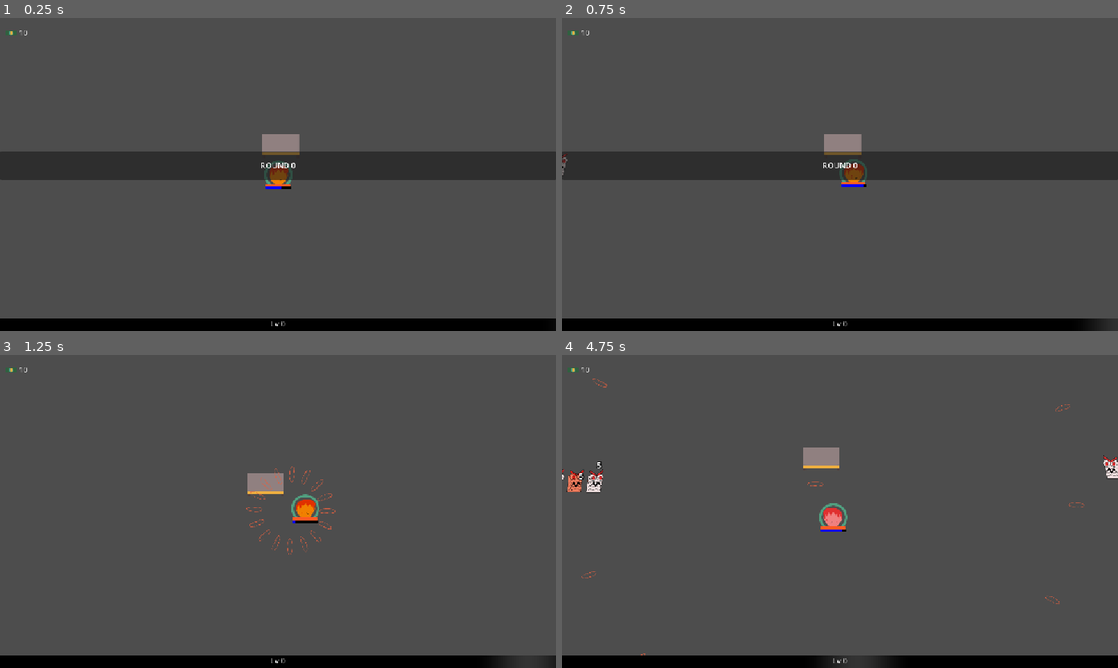
Above: before the commit, frames 1-4 (two rows, left to right).
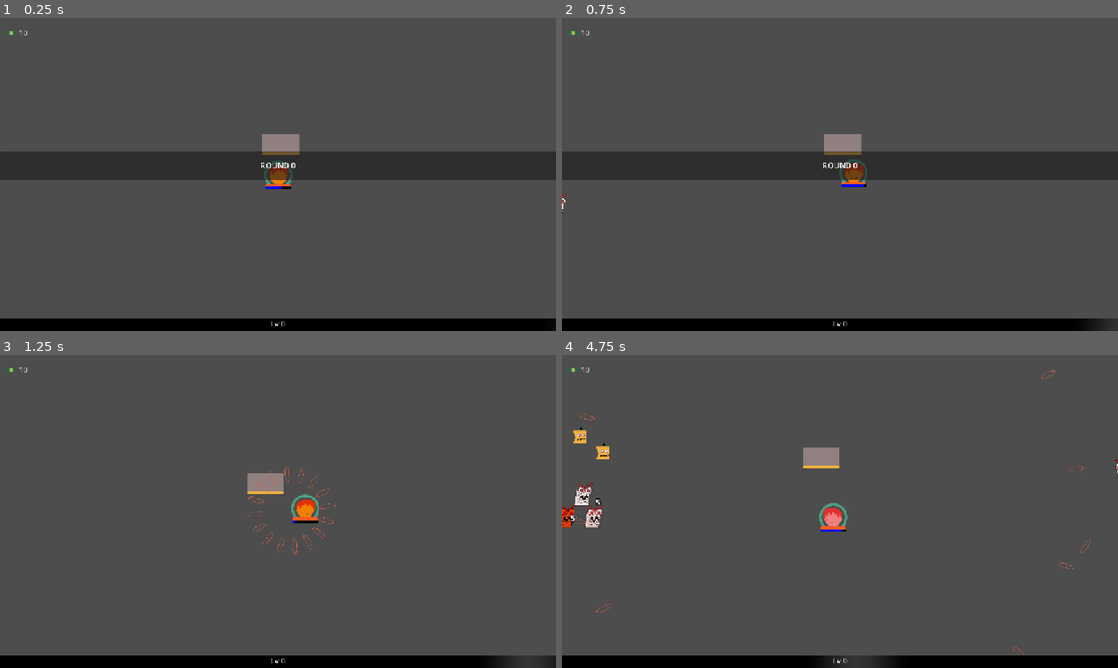
Above: after the commit, the same moments.

Repository: mathew-tran/LevelUpGameJam2025
Game: Godot game, scene res://Scene/Main.tscn
The game is run twice, just before and just after one commit, with the same random seed, the same clock (stepped at 60 frames per second) and the same inputs. Sound files missing from this copy of the repository are replaced by a short silence.
Inputs (mouse positions are in pixels of both pictures, inside the frame that each line leads up to):
- Up to frame 1 (0.25 s): no input
- Up to frame 2 (0.75 s): move the mouse to (962, 158) at 0.52 s
- Up to frame 3 (1.25 s): no input
- Up to frame 4 (4.75 s): move the mouse to (728, 527) at 1.27 s; move the mouse to (895, 442) at 2.02 s; move the mouse to (812, 574) at 2.77 s; move the mouse to (1006, 558) at 3.52 s; move the mouse to (673, 464) at 4.27 s

Frame 1 is identical in both runs. In frame 2, less than 0.1% of the frame differs, in the area x 0-1%, y 43-62%; in frame 3, 0.4%; in frame 4, 1.3%, in the area x 0-100%, y 4-96%.

Commit message:
fix issue where player gets no options when having a single maxed out character

Diff:
--- a/Content/CharacterData.gd
+++ b/Content/CharacterData.gd
@@ -17,6 +17,8 @@
 @export var BulletSpread : BULLET_SPREAD
 @export var ShootType : SHOOT_TYPE
 @export var Upgrades : Array[CharacterUpgradeData]
+@export var WeakUpgrades : Array[CharacterUpgradeData]
+
 enum DEPARTMENT {
 	ACCOUNTING,
 	SECURITY,
--- a/Content/CharacterPools/Common/Greg.tres
+++ b/Content/CharacterPools/Common/Greg.tres
@@ -54,6 +54,21 @@
 AttackRateIncrease = 200.0
 metadata/_custom_type_script = "uid://civl0ns7ngbc6"
 
+[sub_resource type="Resource" id="Resource_f3jx6"]
+script = ExtResource("5_agrnv")
+AttackRateIncrease = 10.0
+metadata/_custom_type_script = "uid://civl0ns7ngbc6"
+
+[sub_resource type="Resource" id="Resource_agrnv"]
+script = ExtResource("5_agrnv")
+AttackRateIncrease = 10.0
+metadata/_custom_type_script = "uid://civl0ns7ngbc6"
+
+[sub_resource type="Resource" id="Resource_6j1cp"]
+script = ExtResource("4_f3jx6")
+Spread = 1
+metadata/_custom_type_script = "uid://c7f6e6ejy2j0y"
+
 [resource]
 script = ExtResource("2_sr46h")
 Name = "Greg"
@@ -66,5 +81,9 @@
 AttackSpeed = 1.0
 Damage = 8
 ProjectileSpeed = 10
+Penetration = 0
+BulletSpread = 0
+ShootType = 0
 Upgrades = Array[ExtResource("1_sjvf1")]([SubResource("Resource_lajlj"), SubResource("Resource_uju6c"), SubResource("Re …(202 unchanged characters)…
+WeakUpgrades = Array[ExtResource("1_sjvf1")]([SubResource("Resource_f3jx6"), SubResource("Resource_agrnv"), SubResource("Resource_6j1cp")])
 metadata/_custom_type_script = "uid://dadt4pa7kewb"
--- a/Content/CharacterPools/Common/Jim.tres
+++ b/Content/CharacterPools/Common/Jim.tres
@@ -59,6 +59,21 @@
 Bounces = 3
 metadata/_custom_type_script = "uid://b6h68mdjtk5lp"
 
+[sub_resource type="Resource" id="Resource_foiv3"]
+script = ExtResource("6_su8px")
+Amount = 10.0
+metadata/_custom_type_script = "uid://bqa6hwpbpw3x0"
+
+[sub_resource type="Resource" id="Resource_3csyv"]
+script = ExtResource("5_foiv3")
+AttackRateIncrease = 10.0
+metadata/_custom_type_script = "uid://civl0ns7ngbc6"
+
+[sub_resource type="Resource" id="Resource_h8mwt"]
+script = ExtResource("4_tbwa4")
+Bounces = 1
+metadata/_custom_type_script = "uid://b6h68mdjtk5lp"
+
 [resource]
 script = ExtResource("2_rn5iy")
 Name = "Jim"
@@ -70,5 +85,10 @@
 Spread = 1
 AttackSpeed = 1.0
 Damage = 10
+ProjectileSpeed = 5
+Penetration = 0
+BulletSpread = 0
+ShootType = 0
 Upgrades = Array[ExtResource("1_c05vt")]([SubResource("Resource_4lvpt"), SubResource("Resource_lw4a6"), SubResource("Re …(233 unchanged characters)…
+WeakUpgrades = Array[ExtResource("1_c05vt")]([SubResource("Resource_foiv3"), SubResource("Resource_3csyv"), SubResource("Resource_h8mwt")])
 metadata/_custom_type_script = "uid://dadt4pa7kewb"
--- a/Content/CharacterPools/Common/Mark.tres
+++ b/Content/CharacterPools/Common/Mark.tres
@@ -54,6 +54,21 @@
 Amount = 300.0
 metadata/_custom_type_script = "uid://bqa6hwpbpw3x0"
 
+[sub_resource type="Resource" id="Resource_yeiny"]
+script = ExtResource("6_4s1jd")
+Amount = 10.0
+metadata/_custom_type_script = "uid://bqa6hwpbpw3x0"
+
+[sub_resource type="Resource" id="Resource_bavub"]
+script = ExtResource("5_n5akq")
+AttackRateIncrease = 10.0
+metadata/_custom_type_script = "uid://civl0ns7ngbc6"
+
+[sub_resource type="Resource" id="Resource_fnwd8"]
+script = ExtResource("4_86ash")
+Penetration = 1
+metadata/_custom_type_script = "uid://cxcg364uu2exq"
+
 [resource]
 script = ExtResource("8_yeiny")
 Name = "Mark"
@@ -70,4 +85,5 @@
 BulletSpread = 0
 ShootType = 1
 Upgrades = Array[ExtResource("3_i4kpn")]([SubResource("Resource_ia558"), SubResource("Resource_8w7eq"), SubResource("Re …(233 unchanged characters)…
+WeakUpgrades = Array[ExtResource("3_i4kpn")]([SubResource("Resource_yeiny"), SubResource("Resource_bavub"), SubResource("Resource_fnwd8")])
 metadata/_custom_type_script = "uid://dadt4pa7kewb"
--- a/Content/CharacterPools/Common/Meegan.tres
+++ b/Content/CharacterPools/Common/Meegan.tres
@@ -59,6 +59,21 @@
 AttackRateIncrease = 300.0
 metadata/_custom_type_script = "uid://civl0ns7ngbc6"
 
+[sub_resource type="Resource" id="Resource_cbhtb"]
+script = ExtResource("6_ig3pp")
+Bounces = 1
+metadata/_custom_type_script = "uid://b6h68mdjtk5lp"
+
+[sub_resource type="Resource" id="Resource_bwu8d"]
+script = ExtResource("5_emh3o")
+Amount = 10.0
+metadata/_custom_type_script = "uid://bqa6hwpbpw3x0"
+
+[sub_resource type="Resource" id="Resource_baesm"]
+script = ExtResource("4_rlp8v")
+Amount = 10.0
+metadata/_custom_type_script = "uid://b068slgsi0qfb"
+
 [resource]
 script = ExtResource("2_tcvd6")
 Name = "Meegan"
@@ -71,5 +86,9 @@
 AttackSpeed = 1.0
 Damage = 7
 ProjectileSpeed = 3
+Penetration = 0
+BulletSpread = 0
+ShootType = 0
 Upgrades = Array[ExtResource("1_7ru7e")]([SubResource("Resource_p8obt"), SubResource("Resource_6cv73"), SubResource("Re …(233 unchanged characters)…
+WeakUpgrades = Array[ExtResource("1_7ru7e")]([SubResource("Resource_cbhtb"), SubResource("Resource_bwu8d"), SubResource("Resource_baesm")])
 metadata/_custom_type_script = "uid://dadt4pa7kewb"
--- a/Content/CharacterPools/Common/Monica.tres
+++ b/Content/CharacterPools/Common/Monica.tres
@@ -59,6 +59,21 @@
 Amount = 50.0
 metadata/_custom_type_script = "uid://cdjo2krv2klit"
 
+[sub_resource type="Resource" id="Resource_vdoj6"]
+script = ExtResource("5_qgjdo")
+Amount = 10.0
+metadata/_custom_type_script = "uid://bqa6hwpbpw3x0"
+
+[sub_resource type="Resource" id="Resource_3mepr"]
+script = ExtResource("4_vdoj6")
+AttackRateIncrease = 10.0
+metadata/_custom_type_script = "uid://civl0ns7ngbc6"
+
+[sub_resource type="Resource" id="Resource_0gmu6"]
+script = ExtResource("4_yl862")
+Amount = 10.0
+metadata/_custom_type_script = "uid://cdjo2krv2klit"
+
 [resource]
 script = ExtResource("8_wfvt0")
 Name = "Monica"
@@ -72,5 +87,8 @@
 Damage = 15
 ProjectileSpeed = 30
 Penetration = 2
+BulletSpread = 0
+ShootType = 0
 Upgrades = Array[ExtResource("3_83bc3")]([SubResource("Resource_ivtal"), SubResource("Resource_83bc3"), SubResource("Re …(233 unchanged characters)…
+WeakUpgrades = Array[ExtResource("3_83bc3")]([SubResource("Resource_vdoj6"), SubResource("Resource_3mepr"), SubResource("Resource_0gmu6")])
 metadata/_custom_type_script = "uid://dadt4pa7kewb"
--- a/Content/CharacterPools/Common/Phil.tres
+++ b/Content/CharacterPools/Common/Phil.tres
@@ -8,6 +8,7 @@
 [ext_resource type="Script" uid="uid://c7f6e6ejy2j0y" path="res://Content/UpgradeTypes/CharacterUpgradeSpread.gd" id="5_8t6pq"]
 [ext_resource type="Script" uid="uid://civl0ns7ngbc6" path="res://Content/UpgradeTypes/CharacterUpgradeBaseAttackRate.gd" id="6_2iemo"]
 [ext_resource type="Script" uid="uid://bqa6hwpbpw3x0" path="res://Content/UpgradeTypes/CharacterUpgradeBaseAttack.gd" id="7_nbkig"]
+[ext_resource type="Script" uid="uid://b6h68mdjtk5lp" path="res://Content/UpgradeTypes/CharacterUpgradeBounces.gd" id="8_8t6pq"]
 
 [sub_resource type="Resource" id="Resource_i7lrs"]
 script = ExtResource("4_yiwqv")
@@ -59,6 +60,21 @@
 Spread = 3
 metadata/_custom_type_script = "uid://c7f6e6ejy2j0y"
 
+[sub_resource type="Resource" id="Resource_2iemo"]
+script = ExtResource("5_8t6pq")
+Spread = 1
+metadata/_custom_type_script = "uid://c7f6e6ejy2j0y"
+
+[sub_resource type="Resource" id="Resource_nbkig"]
+script = ExtResource("8_8t6pq")
+Bounces = 1
+metadata/_custom_type_script = "uid://b6h68mdjtk5lp"
+
+[sub_resource type="Resource" id="Resource_bd0vi"]
+script = ExtResource("6_2iemo")
+AttackRateIncrease = 10.0
+metadata/_custom_type_script = "uid://civl0ns7ngbc6"
+
 [resource]
 script = ExtResource("2_jmlae")
 Name = "Phil"
@@ -72,5 +88,8 @@
 Damage = 5
 ProjectileSpeed = 3
 Penetration = 10
+BulletSpread = 0
+ShootType = 0
 Upgrades = Array[ExtResource("1_aklkf")]([SubResource("Resource_i7lrs"), SubResource("Resource_u0d1d"), SubResource("Re …(233 unchanged characters)…
+WeakUpgrades = Array[ExtResource("1_aklkf")]([SubResource("Resource_2iemo"), SubResource("Resource_nbkig"), SubResource("Resource_bd0vi")])
 metadata/_custom_type_script = "uid://dadt4pa7kewb"
--- a/Content/CharacterPools/Common/Ron.tres
+++ b/Content/CharacterPools/Common/Ron.tres
@@ -59,6 +59,21 @@
 AttackRateIncrease = 250.0
 metadata/_custom_type_script = "uid://civl0ns7ngbc6"
 
+[sub_resource type="Resource" id="Resource_rr2f1"]
+script = ExtResource("6_t85y3")
+Spread = 1
+metadata/_custom_type_script = "uid://c7f6e6ejy2j0y"
+
+[sub_resource type="Resource" id="Resource_sast8"]
+script = ExtResource("7_qff1p")
+AttackRateIncrease = 10.0
+metadata/_custom_type_script = "uid://civl0ns7ngbc6"
+
+[sub_resource type="Resource" id="Resource_0by6j"]
+script = ExtResource("5_4ru0t")
+Amount = 10.0
+metadata/_custom_type_script = "uid://bqa6hwpbpw3x0"
+
 [resource]
 script = ExtResource("2_8ie8b")
 Name = "Ron"
@@ -73,5 +88,7 @@
 ProjectileSpeed = 5
 Penetration = 0
 BulletSpread = 1
+ShootType = 0
 Upgrades = Array[ExtResource("1_ubdpy")]([SubResource("Resource_orbo6"), SubResource("Resource_6aybl"), SubResource("Re …(233 unchanged characters)…
+WeakUpgrades = Array[ExtResource("1_ubdpy")]([SubResource("Resource_rr2f1"), SubResource("Resource_sast8"), SubResource("Resource_0by6j")])
 metadata/_custom_type_script = "uid://dadt4pa7kewb"
--- a/Content/CharacterPools/Common/Samantha.tres
+++ b/Content/CharacterPools/Common/Samantha.tres
@@ -59,6 +59,21 @@
 Spread = 2
 metadata/_custom_type_script = "uid://c7f6e6ejy2j0y"
 
+[sub_resource type="Resource" id="Resource_r4aox"]
+script = ExtResource("5_n3gpu")
+Amount = 10.0
+metadata/_custom_type_script = "uid://bqa6hwpbpw3x0"
+
+[sub_resource type="Resource" id="Resource_n3gpu"]
+script = ExtResource("6_uf01l")
+Penetration = 1
+metadata/_custom_type_script = "uid://cxcg364uu2exq"
+
+[sub_resource type="Resource" id="Resource_uf01l"]
+script = ExtResource("5_n3gpu")
+Amount = 10.0
+metadata/_custom_type_script = "uid://bqa6hwpbpw3x0"
+
 [resource]
 script = ExtResource("2_shfyc")
 Name = "Samantha"
@@ -75,4 +90,5 @@
 BulletSpread = 0
 ShootType = 2
 Upgrades = Array[ExtResource("1_7ggyt")]([SubResource("Resource_bsnjl"), SubResource("Resource_2d2ap"), SubResource("Re …(233 unchanged characters)…
+WeakUpgrades = Array[ExtResource("1_7ggyt")]([SubResource("Resource_r4aox"), SubResource("Resource_n3gpu"), SubResource("Resource_uf01l")])
 metadata/_custom_type_script = "uid://dadt4pa7kewb"
--- /dev/null
+++ b/Content/EnemyWaves/Wave5.tres
@@ -0,0 +1,30 @@
+[gd_resource type="Resource" script_class="EnemyWaveData" load_steps=6 format=3 uid="uid://4npb2um7m8ms"]
+
+[ext_resource type="Script" uid="uid://bqsegjg1rqs3m" path="res://Content/EnemyWavePairingData.gd" id="1_gewmu"]
+[ext_resource type="Script" uid="uid://u601p82tca2h" path="res://Content/EnemyWaveData.gd" id="2_52cjh"]
+
+[sub_resource type="Resource" id="Resource_gewmu"]
+script = ExtResource("1_gewmu")
+EnemyTypeToSpawn = 0
+AmountToSpawn = 50
+metadata/_custom_type_script = "uid://bqsegjg1rqs3m"
+
+[sub_resource type="Resource" id="Resource_52cjh"]
+script = ExtResource("1_gewmu")
+EnemyTypeToSpawn = 1
+AmountToSpawn = 50
+metadata/_custom_type_script = "uid://bqsegjg1rqs3m"
+
+[sub_resource type="Resource" id="Resource_8k5gg"]
+script = ExtResource("1_gewmu")
+EnemyTypeToSpawn = 2
+AmountToSpawn = 10
+metadata/_custom_type_script = "uid://bqsegjg1rqs3m"
+
+[resource]
+script = ExtResource("2_52cjh")
+EnemyWavePairings = Array[ExtResource("1_gewmu")]([SubResource("Resource_gewmu"), SubResource("Resource_52cjh"), SubResource("Resource_8k5gg")])
+bIsBossWave = false
+WaveType = 5
+TimeBetweenSpawn = -1.0
+metadata/_custom_type_script = "uid://u601p82tca2h"
--- /dev/null
+++ b/Content/EnemyWaves/Wave6.tres
@@ -0,0 +1,24 @@
+[gd_resource type="Resource" script_class="EnemyWaveData" load_steps=5 format=3 uid="uid://b2ux3ffi38plp"]
+
+[ext_resource type="Script" uid="uid://bqsegjg1rqs3m" path="res://Content/EnemyWavePairingData.gd" id="1_ewlid"]
+[ext_resource type="Script" uid="uid://u601p82tca2h" path="res://Content/EnemyWaveData.gd" id="2_jy5nx"]
+
+[sub_resource type="Resource" id="Resource_ewlid"]
+script = ExtResource("1_ewlid")
+EnemyTypeToSpawn = 3
+AmountToSpawn = 2
+metadata/_custom_type_script = "uid://bqsegjg1rqs3m"
+
+[sub_resource type="Resource" id="Resource_jy5nx"]
+script = ExtResource("1_ewlid")
+EnemyTypeToSpawn = 0
+AmountToSpawn = 120
+metadata/_custom_type_script = "uid://bqsegjg1rqs3m"
+
+[resource]
+script = ExtResource("2_jy5nx")
+EnemyWavePairings = Array[ExtResource("1_ewlid")]([SubResource("Resource_ewlid"), SubResource("Resource_jy5nx")])
+bIsBossWave = false
+WaveType = 4
+TimeBetweenSpawn = -1.0
+metadata/_custom_type_script = "uid://u601p82tca2h"
--- a/Prefabs/Enemies/EnemyComputer.tscn
+++ b/Prefabs/Enemies/EnemyComputer.tscn
@@ -12,7 +12,7 @@
 [node name="BaseEnemy" instance=ExtResource("1_dqxag")]
 mass = 20.0
 Speed = 200
-EXPToDrop = 300
+EXPToDrop = 600
 MoneyDropChance = 20.0
 
 [node name="Sprite2D" parent="." index="0"]
--- a/Prefabs/Enemies/EnemyDisk.tscn
+++ b/Prefabs/Enemies/EnemyDisk.tscn
@@ -13,6 +13,7 @@
 mass = 3.0
 Speed = 240
 Damage = 1
+EXPToDrop = 80
 
 [node name="Sprite2D" parent="." index="0"]
 texture = ExtResource("2_i1ixp")
--- a/Scene/Main.tscn
+++ b/Scene/Main.tscn
@@ -9,6 +9,7 @@
 [ext_resource type="PackedScene" uid="uid://davv3kxe782ay" path="res://Prefabs/UI/GameOverPanel.tscn" id="8_6a8me"]
 [ext_resource type="PackedScene" uid="uid://dbxbafkso5jls" path="res://Prefabs/UI/WavePanel.tscn" id="9_vm4ek"]
 [ext_resource type="PackedScene" uid="uid://bbf88e2kibbpj" path="res://Prefabs/UI/MoneyUI.tscn" id="9_yg4ot"]
+[ext_resource type="PackedScene" uid="uid://drny8xxvq6ide" path="res://Prefabs/Pickups/EXP.tscn" id="10_vm4ek"]
 [ext_resource type="PackedScene" uid="uid://bjgcp7sfsa22j" path="res://Prefabs/PickupCleaner.tscn" id="11_vm4ek"]
 
 [node name="Game" type="Node2D" groups=["Game"]]
@@ -52,4 +53,8 @@
 [node name="WavePanel" parent="CanvasLayer" instance=ExtResource("9_vm4ek")]
 visible = false
 
+[node name="EXP" parent="CanvasLayer" instance=ExtResource("10_vm4ek")]
+position = Vector2(159, -66)
+Amount = 50000
+
 [node name="PickupCleaner" parent="." instance=ExtResource("11_vm4ek")]
--- a/Scripts/Character/BaseCharacter.gd
+++ b/Scripts/Character/BaseCharacter.gd
@@ -37,6 +37,9 @@
 	if CharacterLevel > CharacterDataRef.Upgrades.size():
 		return null
 	return CharacterDataRef.Upgrades[CharacterLevel - 1]
+
+func GetNextWeakUpgrade():
+	return CharacterDataRef.WeakUpgrades.pick_random()
 
 func AdjustHealth():
 	$HealthComponent.MaxHealth = BaseHealthValue * Finder.GetGame().SubStatTeamHealth.Get().GetValue()
@@ -79,10 +82,6 @@
 
 func OnDeath():
 	OnCharacterDeath.emit()
-	var upgradesToUndo = CharacterLevel
-	while(upgradesToUndo >= 0):
-		CharacterDataRef.Upgrades[upgradesToUndo].Remove(self)
-		upgradesToUndo -= 1
 	Jukebox.PlaySFX(load("res://Audio/SFX/levelup25-remove.wav"))
 	queue_free()
 
--- a/Scripts/UI/Levelup.gd
+++ b/Scripts/UI/Levelup.gd
@@ -7,6 +7,7 @@
 enum UPGRADE_STATE {
 	CHARACTER_UPGRADES,
 	CHARACTER_UNLOCK,
+	WEAK_UPGRADES,
 	SKIP
 }
 
@@ -17,7 +18,7 @@
 var CharactersToUnlock = []
 var CurrentCharacters =[]
 
-var MaxCharacterAmount = 6
+var MaxCharacterAmount = 3
 func _ready() -> void:
 	Finder.GetEXPBar().OnLevelUp.connect(OnLevelup)
 	Finder.GetGame().OnGameOver.connect(OnGameOver)
@@ -53,6 +54,8 @@
 			CreateCharacterUpgrades()
 		UPGRADE_STATE.CHARACTER_UNLOCK:
 			CreateCharacterUnlocks()
+		UPGRADE_STATE.WEAK_UPGRADES:
+			CreateWeakUpgrades()
 		UPGRADE_STATE.SKIP:
 			Close()
 
@@ -65,30 +68,23 @@
 func HasFullTeam():
 	return CurrentCharacters.size() >= MaxCharacterAmount
 func DetermineUpgradeState():
-	if HasMoreCharacters() == false and HasUpgradeableCharacters() == false:
-		CurrentUpgradeState = UPGRADE_STATE.SKIP
-		return
 	if HasUpgradeableCharacters() == false and HasFullTeam():
-			CurrentUpgradeState = UPGRADE_STATE.SKIP
+			# should provide weak upgrades
+			CurrentUpgradeState = UPGRADE_STATE.WEAK_UPGRADES
 			return
-
-	if HasMoreCharacters() == false and HasUpgradeableCharacters():
-		CurrentUpgradeState = UPGRADE_STATE.CHARACTER_UPGRADES
-		return
 
 	if HasUpgradeableCharacters() and HasFullTeam():
 		CurrentUpgradeState = UPGRADE_STATE.CHARACTER_UPGRADES
 		return
 
-	if HasFullTeam() == false and HasUpgradeableCharacters():
+	if HasUpgradeableCharacters() and HasFullTeam() == false:
 		CurrentUpgradeState = UPGRADE_STATE.CHARACTER_UPGRADES
 		if HasMoreCharacters():
 			var value = randf_range(0, 100)
-			if value <= 30:
+			if value <= 50:
 				CurrentUpgradeState = UPGRADE_STATE.CHARACTER_UNLOCK
 		else:
 			CurrentUpgradeState = UPGRADE_STATE.CHARACTER_UPGRADES
-
 
 
 func CreateCharacterUpgrades():
@@ -102,6 +98,17 @@
 			CreateCharacterUpgrade(UpgradeableCharacters[index])
 			index += 1
 			upgradeAmount -= 1
+	visible = true
+
+func CreateWeakUpgrades():
+	CurrentCharacters.shuffle()
+	var upgradeAmount = 3
+	var index = 0
+	while upgradeAmount > 0:
+		CreateCharacterUpgrade(CurrentCharacters[index], false)
+		index += 1
+		upgradeAmount -= 1
+
 	visible = true
 
 func CreateCharacterUnlocks():
@@ -119,11 +126,11 @@
 
 	visible = true
 
-func CreateCharacterUpgrade(char : BaseCharacter):
+func CreateCharacterUpgrade(char : BaseCharacter, bUseNext = true):
 	var instance = load("res://Prefabs/UI/PurchaseButton.tscn").instantiate()
 	PurchaseContainer.add_child(instance)
 	instance.OnPurchased.connect(OnPurchased)
-	instance.Setup(char)
+	instance.Setup(char, bUseNext)
 
 func CreateCharacterUnlock(data):
 	var instance = load("res://Prefabs/UI/PurchaseButton.tscn").instantiate()
--- a/Scripts/UI/PurchaseButton.gd
+++ b/Scripts/UI/PurchaseButton.gd
@@ -14,15 +14,17 @@
 	$TextureRect.texture = charData.Picture
 	$Level.text = ""
 
-func Setup(character : BaseCharacter):
+func Setup(character : BaseCharacter, bUseNext = true):
 	CharacterToApply = character
 
 	var nextUpgrade = character.GetNextUpgrade()
+	if bUseNext == false:
+		nextUpgrade = character.GetNextWeakUpgrade()
 	UpgradeToMake = nextUpgrade
 
 	$Label.text = nextUpgrade.GetUpgradeName()
 	$TextureRect.texture = character.CharacterDataRef.Picture
-	$Level.text = "LV" + str(character.CharacterLevel + 1)
+	$Level.text = "LV" + str(character.CharacterLevel)
 	$Name.text = character.CharacterDataRef.Name + " " +  character.CharacterDataRef.GetOccupationString()
 
 func _on_button_up() -> void:
Not shown: 1 places in Content/CharacterPools/Common/Greg.tres that only renumber resources
Not shown: 1 places in Content/CharacterPools/Common/Jim.tres that only renumber resources
Not shown: 1 places in Content/CharacterPools/Common/Mark.tres that only renumber resources
Not shown: 1 places in Content/CharacterPools/Common/Meegan.tres that only renumber resources
Not shown: 1 places in Content/CharacterPools/Common/Monica.tres that only renumber resources
Not shown: 1 places in Content/CharacterPools/Common/Phil.tres that only renumber resources
Not shown: 1 places in Content/CharacterPools/Common/Ron.tres that only renumber resources
Not shown: 1 places in Content/CharacterPools/Common/Samantha.tres that only renumber resources
Not shown: 1 places in Scene/Main.tscn that only renumber resources
